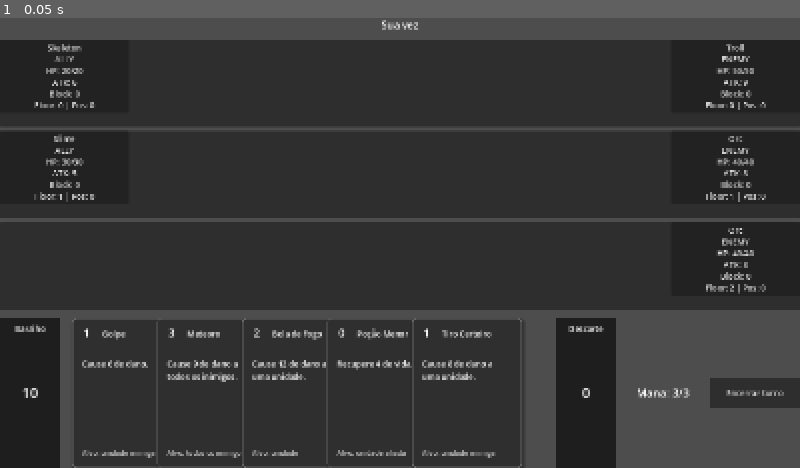
Above: before the commit, frame 1.
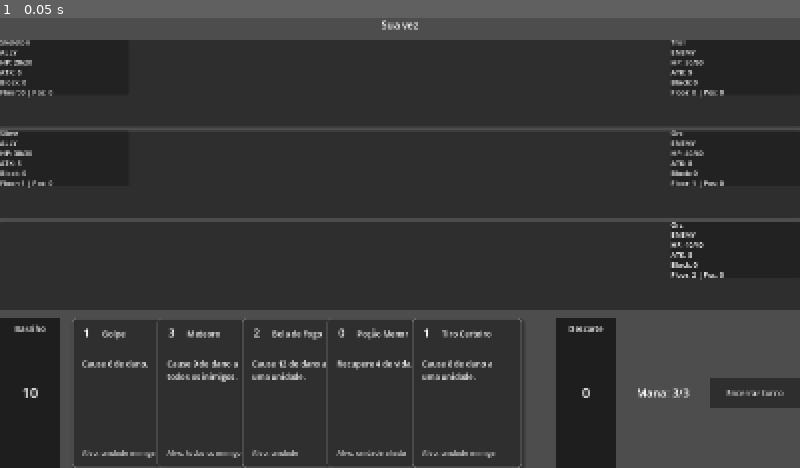
Above: after the commit, the same moment.

Repository: felippe-miguel/be-card
Game: Godot game, scene res://scenes/game.tscn
The game is run twice, just before and just after one commit, with the same random seed, the same clock (stepped at 60 frames per second) and the same inputs.
Inputs:
- Up to frame 1 (0.05 s): no input

The runs differ from the first frame. In frame 1, 2.2% of the frame differs, in the area x 0-96%, y 4-62%.

Commit message:
feat(combate): preview do resultado de efeitos ao passar mouse na unidade
Enquanto uma carta com efeito 'selected_unit' esta pendente
(TARGETING_UNIT), passar o mouse numa unidade valida mostra o
resultado do efeito nela: HP e Block previstos, simulados na mesma
ordem que EffectSystem.execute_effect() resolveria de verdade
(reusando CombatMath.apply_block() pro dano absorver bloco
corretamente). Game.begin_unit_effect_preview() so arma o preview nas
unidades que ja sao alvo valido de verdade, reaproveitando
EffectSystem.can_target_selected_unit() -- a mesma checagem do clique
real, entao o preview nunca discorda do que vai realmente acontecer.

Ajustes de UI a partir de feedback: numero de HP/Block muda de cor
(vermelho piorando, verde melhorando) em vez de mostrar seta de
resultado -- isso exigiu reestruturar unit_view.tscn de um texto unico
no botao para labels separadas por campo (so assim da pra colorir
HP/Block independente do resto). Adicionado indicador de morte (X
vermelho grande sobreposto) quando o HP previsto chegaria a zero.
Corrigido tamanho: a unidade encolheu depois da reestruturacao (o
botao antigo crescia sozinho pra caber o texto de 6 linhas; com o
texto do botao vazio isso parou de acontecer), aumentada altura minima
e fonte, e size_flags_vertical=EXPAND_FILL pra ocupar o andar todo.

Documenta o fluxo em AGENTS.md e docs/ARCHITECTURE.md.

Diff:
--- a/scenes/battle_floor.tscn
+++ b/scenes/battle_floor.tscn
@@ -14,7 +14,7 @@
 layout_mode = 2
 
 [node name="AllyArea" type="Control" parent="Layout/HBoxContainer" unique_id=300333111]
-custom_minimum_size = Vector2(0, 80)
+custom_minimum_size = Vector2(0, 110)
 layout_mode = 2
 size_flags_horizontal = 3
 
--- a/scenes/unit_view.tscn
+++ b/scenes/unit_view.tscn
@@ -3,10 +3,64 @@
 [ext_resource type="Script" uid="uid://cpkyo2oqerb25" path="res://scripts/unit_view.gd" id="1_1l4p3"]
 
 [node name="UnitView" type="Button" unique_id=1532495133]
-custom_minimum_size = Vector2(160, 80)
+custom_minimum_size = Vector2(160, 110)
+size_flags_vertical = 3
 anchors_preset = 15
 anchor_right = 1.0
 anchor_bottom = 1.0
 grow_horizontal = 2
 grow_vertical = 2
 script = ExtResource("1_1l4p3")
+
+[node name="Content" type="VBoxContainer" parent="." unique_id=300444111]
+anchors_preset = 15
+anchor_right = 1.0
+anchor_bottom = 1.0
+grow_horizontal = 2
+grow_vertical = 2
+mouse_filter = 2
+theme_override_constants/separation = 0
+
+[node name="NameLabel" type="Label" parent="Content" unique_id=300444222]
+theme_override_font_sizes/font_size = 14
+mouse_filter = 2
+text = ""
+
+[node name="FactionLabel" type="Label" parent="Content" unique_id=300444333]
+theme_override_font_sizes/font_size = 14
+mouse_filter = 2
+text = ""
+
+[node name="HpLabel" type="Label" parent="Content" unique_id=300444444]
+theme_override_font_sizes/font_size = 14
+mouse_filter = 2
+text = ""
+
+[node name="AtkLabel" type="Label" parent="Content" unique_id=300444555]
+theme_override_font_sizes/font_size = 14
+mouse_filter = 2
+text = ""
+
+[node name="BlockLabel" type="Label" parent="Content" unique_id=300444666]
+theme_override_font_sizes/font_size = 14
+mouse_filter = 2
+text = ""
+
+[node name="PositionLabel" type="Label" parent="Content" unique_id=300444777]
+theme_override_font_sizes/font_size = 14
+mouse_filter = 2
+text = ""
+
+[node name="DeathIndicator" type="Label" parent="." unique_id=300444888]
+visible = false
+anchors_preset = 15
+anchor_right = 1.0
+anchor_bottom = 1.0
+grow_horizontal = 2
+grow_vertical = 2
+mouse_filter = 2
+theme_override_colors/font_color = Color(1, 0.2, 0.2, 1)
+theme_override_font_sizes/font_size = 40
+horizontal_alignment = 1
+vertical_alignment = 1
+text = "X"
--- a/scripts/battle_floor_view.gd
+++ b/scripts/battle_floor_view.gd
@@ -136,6 +136,26 @@
 
 	return ally_spacer_views
 
+## Todas as UnitViews reais deste andar, das duas facções — usado por
+## Game para armar/desarmar o preview de efeito de carta (ver
+## UnitView.arm_effect_preview()).
+func get_all_unit_views() -> Array[UnitView]:
+	var views: Array[UnitView] = []
+
+	for child in ally_container.get_children():
+		var view = child as UnitView
+
+		if view != null:
+			views.append(view)
+
+	for child in enemy_container.get_children():
+		var view = child as UnitView
+
+		if view != null:
+			views.append(view)
+
+	return views
+
 func _on_unit_selected(unit: Unit) -> void:
 	unit_selected.emit(unit)
 
@@ -159,8 +179,9 @@
 func create_spacer(container: HBoxContainer) -> Button:
 	var spacer = Button.new()
 
-	spacer.custom_minimum_size = Vector2(160, 80)
+	spacer.custom_minimum_size = Vector2(160, 110)
 	spacer.size_flags_horizontal = Control.SIZE_EXPAND_FILL
+	spacer.size_flags_vertical = Control.SIZE_EXPAND_FILL
 	spacer.mouse_filter = Control.MOUSE_FILTER_IGNORE
 	spacer.disabled = true
 	spacer.text = "Vazio"
@@ -261,8 +282,9 @@
 
 	ghost_view = Button.new()
 
-	ghost_view.custom_minimum_size = Vector2(160, 80)
+	ghost_view.custom_minimum_size = Vector2(160, 110)
 	ghost_view.size_flags_horizontal = Control.SIZE_EXPAND_FILL
+	ghost_view.size_flags_vertical = Control.SIZE_EXPAND_FILL
 	ghost_view.mouse_filter = Control.MOUSE_FILTER_IGNORE
 	ghost_view.disabled = true
 	ghost_view.modulate = GHOST_COLOR
--- a/scripts/game.gd
+++ b/scripts/game.gd
@@ -165,6 +165,7 @@
 	if required_target == "unit":
 		game_state.change_to(GameState.State.TARGETING_UNIT)
 		pending_card = card
+		begin_unit_effect_preview(card.data)
 
 		print("Escolha uma unidade.")
 		return
@@ -311,6 +312,31 @@
 	for floor_view in floor_views:
 		floor_view.end_placement()
 
+## Arma, em cada UnitView que for um alvo válido para algum efeito
+## "selected_unit" da carta, um preview do resultado desse efeito
+## (HP/block resultante) ao passar o mouse — ver UnitView.arm_effect_
+## preview(). Reaproveita EffectSystem.can_target_selected_unit(), a
+## mesma checagem usada para validar o clique de fato.
+func begin_unit_effect_preview(card_data: CardData) -> void:
+	for floor_view in floor_views:
+		for unit_view in floor_view.get_all_unit_views():
+			var eligible_effects: Array[Dictionary] = []
+
+			for effect in card_data.effects:
+				if effect.get("target", "") != "selected_unit":
+					continue
+
+				if effect_system.can_target_selected_unit(effect, unit_view.unit):
+					eligible_effects.append(effect)
+
+			if not eligible_effects.is_empty():
+				unit_view.arm_effect_preview(eligible_effects)
+
+func end_unit_effect_preview() -> void:
+	for floor_view in floor_views:
+		for unit_view in floor_view.get_all_unit_views():
+			unit_view.disarm_effect_preview()
+
 func _on_unit_selected(unit: Unit) -> void:
 	if game_state.current != GameState.State.TARGETING_UNIT:
 		return
@@ -328,6 +354,7 @@
 
 	if game_state.current == GameState.State.TARGETING_UNIT:
 		game_state.change_to(GameState.State.PLAYER_ACTION)
+		end_unit_effect_preview()
 		execute_card(pending_card, unit)
 		pending_card = null
 
--- a/scripts/unit_view.gd
+++ b/scripts/unit_view.gd
@@ -1,7 +1,26 @@
 class_name UnitView
 extends Button
 
+const NORMAL_COLOR = Color(1, 1, 1, 1)
+const INCREASE_COLOR = Color(0.4, 1, 0.4, 1)
+const DECREASE_COLOR = Color(1, 0.4, 0.4, 1)
+
+@onready var name_label: Label = $Content/NameLabel
+@onready var faction_label: Label = $Content/FactionLabel
+@onready var hp_label: Label = $Content/HpLabel
+@onready var atk_label: Label = $Content/AtkLabel
+@onready var block_label: Label = $Content/BlockLabel
+@onready var position_label: Label = $Content/PositionLabel
+@onready var death_indicator: Label = $DeathIndicator
+
 var unit: Unit
+
+## Efeitos elegíveis para pré-visualizar nesta unidade, armados por
+## Game.begin_unit_effect_preview() enquanto uma carta com alvo
+## "selected_unit" está pendente (TARGETING_UNIT). Vazio = sem preview
+## disponível (unidade não é alvo válido, ou nenhuma carta pendente).
+var pending_effects: Array[Dictionary] = []
+var effect_armed: bool = false
 
 signal selected(unit: Unit)
 
@@ -10,17 +29,84 @@
 	unit.changed.connect(_on_unit_changed)
 	update_display()
 
+func _ready() -> void:
+	mouse_entered.connect(_on_mouse_entered)
+	mouse_exited.connect(_on_mouse_exited)
+
 func update_display() -> void:
-	var faction_name = Unit.Faction.keys()[unit.faction]
+	render_display(unit.hp, unit.block)
 
-	text = (
-		unit.name + "\n"
-		+ faction_name + "\n"
-		+ "HP: " + str(unit.hp) + "/" + str(unit.max_hp) + "\n"
-		+ "ATK: " + str(unit.attack) + "\n"
-		+ "Block: " + str(unit.block) + "\n"
-		+ "Floor: " + str(unit.floor_index) + " | Pos: " + str(unit.position_index)
-	)
+## Preenche os labels com os valores reais, ou com o resultado
+## hipotético de um efeito pendente (destination_hp/destination_block).
+## HP e Block ficam vermelhos ao piorar, verdes ao melhorar, na cor
+## normal sem mudança. Mostra o indicador de morte quando o HP previsto
+## chegaria a zero.
+func render_display(destination_hp: int, destination_block: int) -> void:
+	name_label.text = unit.name
+	faction_label.text = Unit.Faction.keys()[unit.faction]
+	atk_label.text = "ATK: " + str(unit.attack)
+	position_label.text = "Floor: " + str(unit.floor_index) + " | Pos: " + str(unit.position_index)
+
+	hp_label.text = "HP: " + str(destination_hp) + "/" + str(unit.max_hp)
+	hp_label.add_theme_color_override("font_color", get_delta_color(destination_hp, unit.hp))
+
+	block_label.text = "Block: " + str(destination_block)
+	block_label.add_theme_color_override("font_color", get_delta_color(destination_block, unit.block))
+
+	death_indicator.visible = destination_hp <= 0
+
+func get_delta_color(destination_value: int, current_value: int) -> Color:
+	if destination_value < current_value:
+		return DECREASE_COLOR
+
+	if destination_value > current_value:
+		return INCREASE_COLOR
+
+	return NORMAL_COLOR
+
+func arm_effect_preview(effects: Array[Dictionary]) -> void:
+	pending_effects = effects
+	effect_armed = true
+
+func disarm_effect_preview() -> void:
+	pending_effects = []
+	effect_armed = false
+	update_display()
+
+func _on_mouse_entered() -> void:
+	if effect_armed:
+		show_effect_preview()
+
+func _on_mouse_exited() -> void:
+	if effect_armed:
+		update_display()
+
+## Simula, na ordem em que os efeitos da carta seriam resolvidos de
+## verdade (EffectSystem.execute_effect(), um efeito por vez, na ordem
+## de CardData.effects), o que aconteceria com esta unidade — sem
+## alterar o Unit real. Reusa CombatMath.apply_block() para o dano
+## absorver bloco do mesmo jeito que a resolução real.
+func show_effect_preview() -> void:
+	var preview_hp = unit.hp
+	var preview_block = unit.block
+
+	for effect in pending_effects:
+		var amount = effect.get("amount", 0)
+
+		match effect.get("type", ""):
+			"damage":
+				var result = CombatMath.apply_block(amount, preview_block)
+
+				preview_block = result.remaining_block
+				preview_hp = max(0, preview_hp - result.remaining_damage)
+
+			"heal":
+				preview_hp = min(unit.max_hp, preview_hp + amount)
+
+			"block":
+				preview_block += amount
+
+	render_display(preview_hp, preview_block)
 
 func _pressed() -> void:
 	selected.emit(unit)
Not shown, changed: AGENTS.md
Not shown, changed: docs/ARCHITECTURE.md
